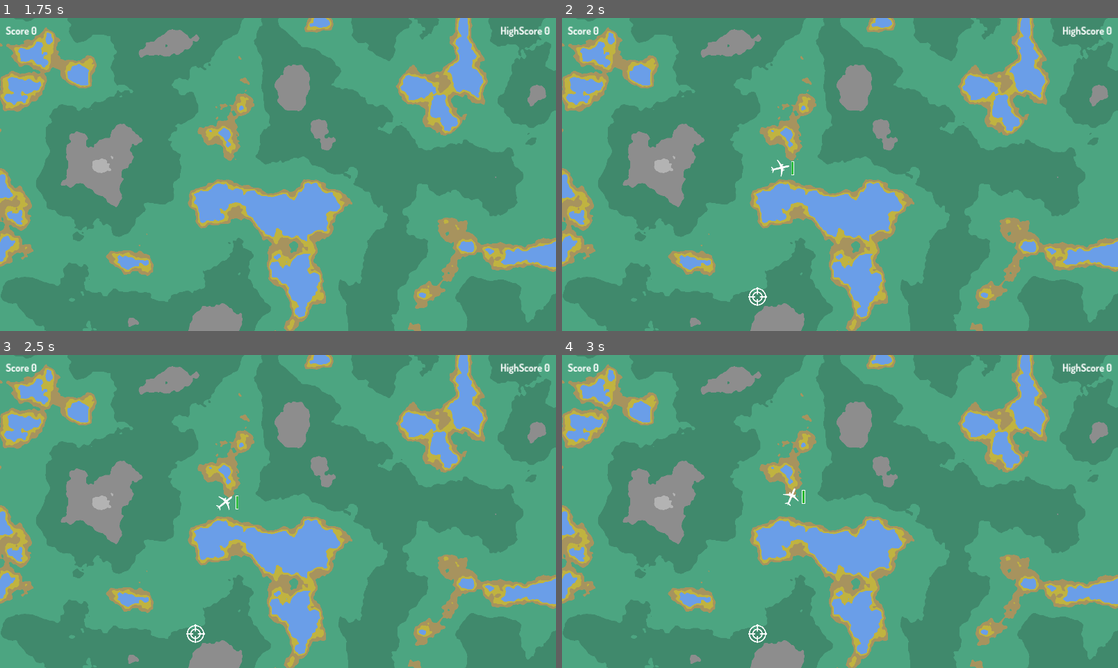
Above: before the commit, frames 1-4 (two rows, left to right).
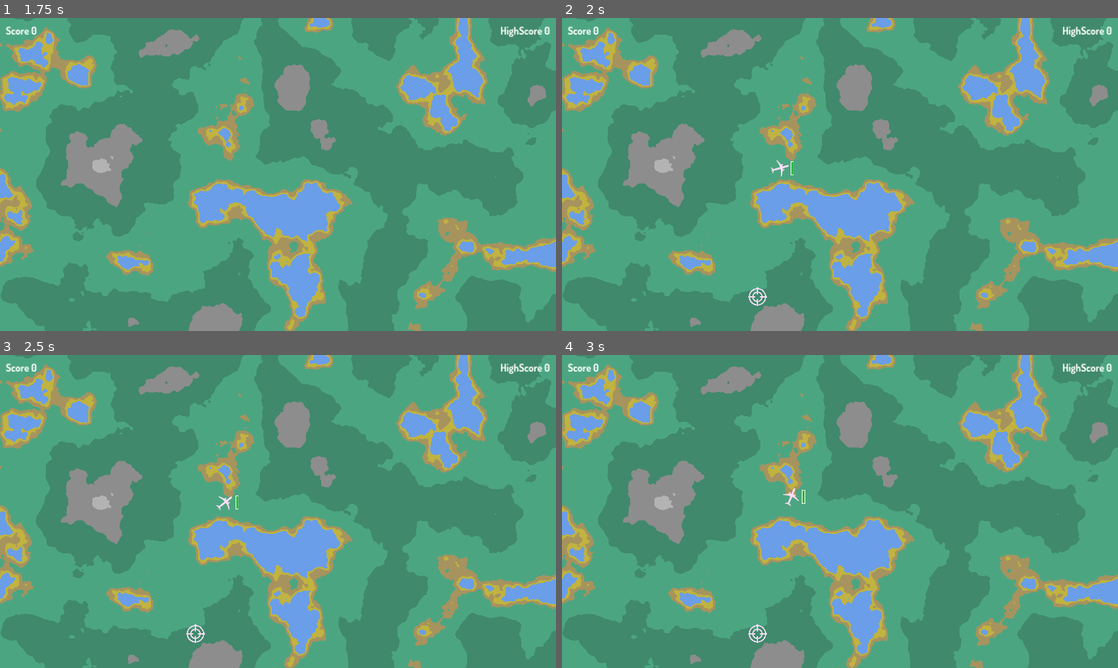
Above: after the commit, the same moments.

Repository: eespie/airfun
Game: Godot game, scene res://scenes/main_menu/main_menu.tscn
Two runs of this game, one before a commit and one after it. Both use one fixed random seed, a clock stepped at 60 frames per second and the inputs below.
Inputs (mouse positions are in pixels of both pictures, inside the frame that each line leads up to):
- Up to frame 1 (1.75 s): click "Start" at 0.5 s; click "Air Random Fun" at 1.25 s
- Up to frame 2 (2 s): no input
- Up to frame 3 (2.5 s): move the mouse to (400, 495) at 2.02 s; click (400, 495) at 2.17 s
- Up to frame 4 (3 s): drag from (728, 527) to (756, 633) at 2.77 s

Frame 1 is identical in both runs. In frame 2, 0.1% of the frame differs, in the area x 33-42%, y 45-92%; in frame 3, less than 0.1%; in frame 4, 0.1%.

Commit message:
trajectories

Diff:
--- a/scenes/games/common/explosion/Explosion.tscn
+++ b/scenes/games/common/explosion/Explosion.tscn
@@ -10,6 +10,7 @@
 [ext_resource type="Texture2D" uid="uid://cbks6c5fhkexs" path="res://assets/2D/explosion/explosion06.png" id="8_icn40"]
 [ext_resource type="Texture2D" uid="uid://5t6tu8cbs4tx" path="res://assets/2D/explosion/explosion07.png" id="9_w84w2"]
 [ext_resource type="Texture2D" uid="uid://bhbggerg8ucyl" path="res://assets/2D/explosion/explosion08.png" id="10_nbae6"]
+[ext_resource type="AudioStream" uid="uid://co60pmbr6h4ix" path="res://assets/sounds/mixkit-car-explosion-debris-1562.ogg" id="11_84s67"]
 
 [node name="Explosion" type="Node2D"]
 scale = Vector2(0.1, 0.1)
@@ -50,3 +51,6 @@
 [node name="Explosion08" type="Sprite2D" parent="."]
 visible = false
 texture = ExtResource("10_nbae6")
+
+[node name="ExplodeSFX" type="AudioStreamPlayer2D" parent="."]
+stream = ExtResource("11_84s67")
--- a/scenes/games/common/explosion/explosion.gd
+++ b/scenes/games/common/explosion/explosion.gd
@@ -33,7 +33,6 @@
 func get_plane_id():
 	return plane_id
 
-
 # Called every frame. 'delta' is the elapsed time since the previous frame.
 func _process(delta):
 	elapsed += delta
@@ -54,7 +53,7 @@
 	get_children().all(hide_image)
 	full_duration = duration
 	elapsed = 0.0
-
+	Sound.play_sfx($ExplodeSFX)
 
 func hide_image(image):
 	image.hide()
--- a/scenes/games/common/plane_path/gauge.gd
+++ b/scenes/games/common/plane_path/gauge.gd
@@ -3,7 +3,6 @@
 @onready var fuel_gauge = $GaugeFuel
 
 var initial_fuel: float = 0.0
-
 
 func set_initial_fuel(fuel: float):
 	initial_fuel = fuel
--- a/scenes/games/common/plane_path/plane_path.gd
+++ b/scenes/games/common/plane_path/plane_path.gd
@@ -7,6 +7,7 @@
 @onready var gauge = $Path2D/PathFollow2D/Gauge
 @onready var curve: Curve2D
 @onready var target = $Target
+@onready var trajectory = $Trajectory
 
 @export var waiting_radius :float = 50.0
 
@@ -21,10 +22,11 @@
 var last_vector: Vector2
 var plane_id :int = 0
 var plane_selected :int = 0
-var plane_is_crashed: bool = false
+
+enum PlaneState {WAITING, RUNNING, CRASHED}
+var plane_state: PlaneState = PlaneState.WAITING
 
 var plane_warned = []
-
 var fuel :float = 60.0
 
 # Called when the node enters the scene tree for the first time.
@@ -45,7 +47,7 @@
 	Events.unregister_node(self)
 
 func _process(delta):
-	if plane_is_crashed:
+	if plane_state == PlaneState.CRASHED:
 		return
 
 	var curve_len = curve.get_baked_length()
@@ -53,6 +55,22 @@
 	while progress > curve_len:
 		progress -= curve_len
 	pathFollow2D.set_progress(progress)
+
+
+	var current_transformation = curve.sample_baked_with_rotation(progress)
+	var current_rotation = current_transformation.get_rotation()
+	var current_position = current_transformation.get_origin()
+
+	# Trajectory
+	trajectory.clear_points()
+	if plane_state == PlaneState.RUNNING:
+		var points = curve.get_baked_points()
+		var curve_index: int = points.size() - 2
+		var trajectory_progress = curve.get_closest_offset(points[curve_index])
+		while trajectory_progress > progress:
+			curve_index -= 1
+			trajectory.add_point(points[curve_index])
+			trajectory_progress = curve.get_closest_offset(points[curve_index])
 
 	# Fuel management
 	fuel -= delta
@@ -60,13 +78,11 @@
 	if fuel < 10.0:
 		if plane_warned.find(plane_id) == -1:
 			Events.trigger("plane_warning_start", plane_id)
-	var current_transformation = curve.sample_baked_with_rotation(progress)
-	var current_rotation = current_transformation.get_rotation()
 	gauge.rotation = -current_rotation
 	if fuel < 0:
 		if plane_warned.find(plane_id) == -1:
 			Events.trigger("plane_warning_start", plane_id)
-		if not plane_is_crashed:
+		if plane_state != PlaneState.CRASHED:
 			Events.trigger("plane_crashed", plane_id)
 
 
@@ -75,10 +91,14 @@
 
 func set_target_pos(pos: Vector2):
 	target.set_position(pos)
+	var plane_color = Color.from_ok_hsl(randf_range(0.0, 1.0), randf_range(0.8, 1.0), randf_range(0.8, 1.0))
+	target.modulate = plane_color
+	plane.modulate = plane_color
 	propagate_call("set_plane_id", [plane_id])
 
 func set_plane_pos(pos:Vector2):
 	curve = Curve2D.new()
+	curve.bake_interval = segment_length
 	path2D.set_curve(curve)
 
 	print(str("Plane ", plane_id, " set pos ", pos))
@@ -145,6 +165,7 @@
 	plane.monitoring = true
 	plane_warning.monitorable = true
 	plane_warning.monitoring = true
+	plane_state = PlaneState.RUNNING
 	var plane_pos = current_position
 	curve.clear_points()
 	curve.add_point(plane_pos)
@@ -201,4 +222,4 @@
 
 func _on_plane_crashed(id: int):
 	if id == plane_id:
-		plane_is_crashed = true
+		plane_state = PlaneState.CRASHED
--- a/scenes/games/common/plane_path/plane_path.tscn
+++ b/scenes/games/common/plane_path/plane_path.tscn
@@ -1,8 +1,9 @@
-[gd_scene load_steps=20 format=3 uid="uid://drmf6emnmt2pd"]
+[gd_scene load_steps=22 format=3 uid="uid://drmf6emnmt2pd"]
 
 [ext_resource type="Script" path="res://scenes/games/common/plane_path/plane_path.gd" id="1_v7ur2"]
 [ext_resource type="Script" path="res://scenes/games/common/plane_path/target.gd" id="2_mesrh"]
 [ext_resource type="Texture2D" uid="uid://dc3pcn1iyps6a" path="res://assets/2D/crosshair062.png" id="2_nia3m"]
+[ext_resource type="Texture2D" uid="uid://dptufkvr5uvt" path="res://assets/2D/trajectory.png" id="2_reg5m"]
 [ext_resource type="Texture2D" uid="uid://c13gvvxs1np3m" path="res://assets/2D/sprite-1.png" id="3_2yfm5"]
 [ext_resource type="Texture2D" uid="uid://cn7cumsm0dgce" path="res://assets/2D/select.png" id="3_b8tuj"]
 [ext_resource type="Script" path="res://scenes/games/common/plane_path/select_target.gd" id="5_3ejtm"]
@@ -14,6 +15,7 @@
 [ext_resource type="Script" path="res://scenes/games/common/plane_path/warning.gd" id="11_3yo24"]
 [ext_resource type="Script" path="res://scenes/games/common/plane_path/gauge.gd" id="12_tun1a"]
 [ext_resource type="Texture2D" uid="uid://b2eveui1g6iw1" path="res://assets/2D/gauge-bg.png" id="13_kq6e4"]
+[ext_resource type="AudioStream" uid="uid://2ixbje2s61am" path="res://assets/sounds/radar2.ogg" id="13_rjext"]
 [ext_resource type="Texture2D" uid="uid://bxxhdjirfwvhi" path="res://assets/2D/gauge-fuel.png" id="14_succl"]
 [ext_resource type="Texture2D" uid="uid://clyxeyfpc5td2" path="res://assets/2D/gauge.png" id="15_o4t7y"]
 
@@ -28,6 +30,16 @@
 
 [node name="PlanePath" type="Node2D" groups=["plane_path"]]
 script = ExtResource("1_v7ur2")
+
+[node name="Trajectory" type="Line2D" parent="."]
+texture_repeat = 2
+points = PackedVector2Array(65, 93, 131, 60, 199, 49, 277, 104, 281, 132)
+width = 25.0
+texture = ExtResource("2_reg5m")
+texture_mode = 1
+joint_mode = 2
+begin_cap_mode = 2
+end_cap_mode = 2
 
 [node name="Target" type="Area2D" parent="." groups=["target"]]
 collision_layer = 2
@@ -85,6 +97,9 @@
 texture = ExtResource("10_8j881")
 script = ExtResource("11_3yo24")
 
+[node name="WarningSFX" type="AudioStreamPlayer2D" parent="Path2D/PathFollow2D/PlaneWarning/Warning"]
+stream = ExtResource("13_rjext")
+
 [node name="Gauge" type="Node2D" parent="Path2D/PathFollow2D"]
 script = ExtResource("12_tun1a")
 
--- a/scenes/games/common/plane_path/warning.gd
+++ b/scenes/games/common/plane_path/warning.gd
@@ -29,6 +29,7 @@
 func _on_plane_warning_start(id: int):
 	if plane_id == id:
 		show()
+		Sound.play_sfx($WarningSFX)
 
 func _on_plane_warning_end(id: int):
 	if plane_id == id:
Binary file added: assets/2D/trajectory.png
Not shown, added: assets/2D/trajectory.png.import
Not shown, added: assets/sounds/mixkit-car-explosion-debris-1562.ogg.import
Not shown: 1 places in scenes/games/common/explosion/Explosion.tscn that only renumber resources
Not shown, added: assets/sounds/mixkit-car-explosion-debris-1562.ogg
